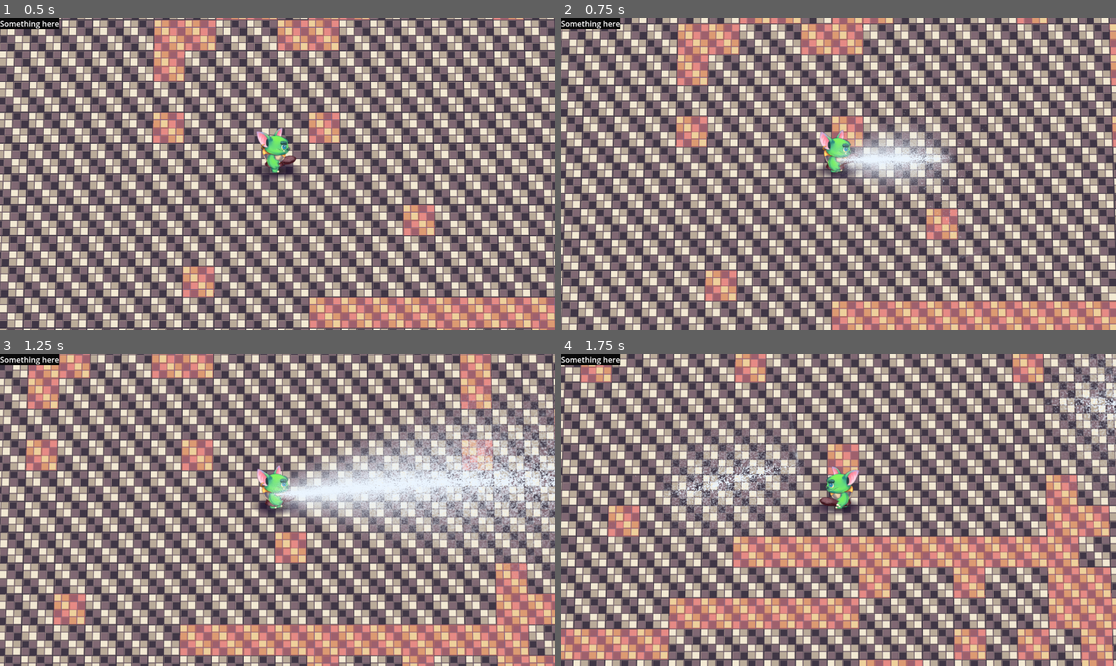
Above: before the commit, frames 1-4 (two rows, left to right).
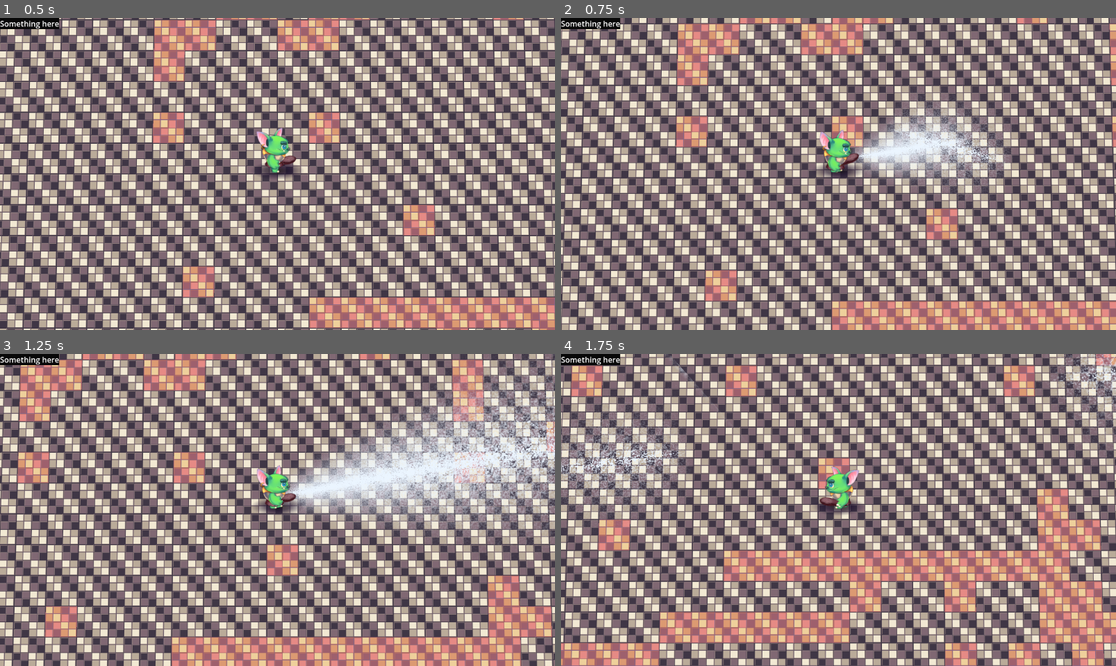
Above: after the commit, the same moments.

Repository: klynicol/crimson_year
Game: Godot game, scene res://scenes/game.tscn
The game is run twice, just before and just after one commit, with the same random seed, the same clock (stepped at 60 frames per second) and the same inputs.
Inputs (mouse positions are in pixels of both pictures, inside the frame that each line leads up to):
- Up to frame 1 (0.5 s): no input
- Up to frame 2 (0.75 s): move the mouse to (960, 158) at 0.52 s; press the mouse at (960, 158) at 0.53 s; hold D (right) from 0.53 s (still down)
- Up to frame 3 (1.25 s): keep holding D (right)
- Up to frame 4 (1.75 s): move the mouse to (727, 525) at 1.27 s; release D (right) at 1.28 s; release the mouse at (727, 525) at 1.28 s; hold S (down) from 1.28 s (still down); click (727, 525) at 1.35 s

Frame 1 is identical in both runs. In frame 2, 3.3% of the frame differs, in the area x 49-81%, y 23-78%; in frame 3, 79%; in frame 4, 86%, in the area x 0-100%, y 0-100%.

Commit message:
sprayer polish with decay + a little cleanup

Diff:
--- a/project.godot
+++ b/project.godot
@@ -21,6 +21,7 @@
 [autoload]
 
 Perspective="*res://scripts/perspective.gd"
+Utilities="*res://scripts/utilities.gd"
 
 [dotnet]
 
--- a/scenes/character.tscn
+++ b/scenes/character.tscn
@@ -4,6 +4,16 @@
 [ext_resource type="Texture2D" uid="uid://dvdkhp8uxik2w" path="res://assets/sprites/goblin.png" id="2_my7n2"]
 [ext_resource type="Script" uid="uid://bcj4htm1ep8td" path="res://scripts/camera.gd" id="3_dp8ca"]
 [ext_resource type="Script" uid="uid://bqw0dxjxejv0g" path="res://scripts/water_spray/water_spray_emiter.gd" id="3_my7n2"]
+
+[sub_resource type="Gradient" id="Gradient_tpysm"]
+offsets = PackedFloat32Array(0, 0.45238096, 1)
+colors = PackedColorArray(0, 0, 0, 1, 0.9477612, 0.9440445, 0.9477612, 1, 1, 0.99607843, 1, 0)
+
+[sub_resource type="GradientTexture2D" id="GradientTexture2D_nx2d8"]
+gradient = SubResource("Gradient_tpysm")
+fill = 1
+fill_from = Vector2(0.5, 0.5)
+fill_to = Vector2(0.645, 0)
 
 [sub_resource type="AtlasTexture" id="AtlasTexture_my7n2"]
 atlas = ExtResource("2_my7n2")
@@ -947,19 +957,11 @@
 [sub_resource type="CapsuleShape2D" id="CapsuleShape2D_bj47h"]
 radius = 12.0
 
-[sub_resource type="Gradient" id="Gradient_tpysm"]
-offsets = PackedFloat32Array(0, 0.45238096, 1)
-colors = PackedColorArray(0, 0, 0, 1, 0.9477612, 0.9440445, 0.9477612, 1, 1, 0.99607843, 1, 0)
-
-[sub_resource type="GradientTexture2D" id="GradientTexture2D_nx2d8"]
-gradient = SubResource("Gradient_tpysm")
-fill = 1
-fill_from = Vector2(0.5, 0.5)
-fill_to = Vector2(0.645, 0)
-
 [node name="Character" type="CharacterBody2D" unique_id=2051868365]
+z_index = 1
 motion_mode = 1
 script = ExtResource("1_rkhd4")
+max_speed = null
 
 [node name="Shadow" type="Sprite2D" parent="." unique_id=1248003419]
 modulate = Color(0.12941177, 0.07450981, 0.19215687, 0.64705884)
@@ -970,8 +972,7 @@
 [node name="AnimatedSprite2D" type="AnimatedSprite2D" parent="." unique_id=410231915]
 position = Vector2(0, -49)
 sprite_frames = SubResource("SpriteFrames_cicko")
-animation = &"back_idle"
-frame_progress = 0.25070804
+animation = &"left_idle"
 
 [node name="CollisionShape2D" type="CollisionShape2D" parent="." unique_id=955580141]
 position = Vector2(0, -16)
@@ -981,6 +982,5 @@
 script = ExtResource("3_dp8ca")
 
 [node name="WaterSprayEmiter" type="Node2D" parent="." unique_id=1418427560]
-position = Vector2(27.105, -29.455)
 script = ExtResource("3_my7n2")
 projectile_speed = 1300
--- a/scenes/water_spray.tscn
+++ b/scenes/water_spray_projectile.tscn
@@ -21,13 +21,13 @@
 radius = 13.0
 
 [node name="WaterSpray" type="CharacterBody2D" unique_id=1484708051]
-script = ExtResource("1_bri6m")
+script = ExtResource("1_1h3s4")
 
 [node name="VFX" type="Sprite2D" parent="." unique_id=1528228043]
 material = SubResource("ShaderMaterial_bri6m")
-scale = Vector2(2.375, 1.9306638)
-texture = ExtResource("2_hb2uk")
-script = ExtResource("3_hb2uk")
+scale = Vector2(1.835, 1.492)
+texture = ExtResource("3_1mon1")
+script = ExtResource("4_asivv")
 
 [node name="CollisionShape2D" type="CollisionShape2D" parent="." unique_id=295339846]
 shape = SubResource("CircleShape2D_g5njp")
--- a/scripts/character_controller.gd
+++ b/scripts/character_controller.gd
@@ -19,7 +19,6 @@
 		["back_walking", false],
 	],
 }
-
 
 func _physics_process(_delta: float) -> void:
 	var motion := Vector2(
@@ -50,17 +49,6 @@
 		get_tree().quit()
 
 func update_animation(anim_set):
-	var angle = rad_to_deg(_get_rotation_to_mouse())
-
-	# Normalize to 0-360 and add offset for 4-way division
-	angle = fmod(angle + 360.0 + 45.0, 360.0)
-
-	# Divide into 4 slices (90° each) instead of 8
-	var slice_dir = int(angle / 90.0) % 4
-
+	var angle = Utilities.get_rotation_to_mouse(global_position)
+	var slice_dir = Utilities.get_direction_from_rotation(angle)
 	$AnimatedSprite2D.play(anim_directions[anim_set][slice_dir][0])
-	print("updating animation to: " + anim_set + " " + str(slice_dir) + " (angle: " + str(angle) + ")")
-
-func _get_rotation_to_mouse() -> float:
-	var direction_to_mouse := (get_global_mouse_position() - global_position).normalized()
-	return atan2(direction_to_mouse.y, direction_to_mouse.x)
--- /dev/null
+++ b/scripts/utilities.gd
@@ -0,0 +1,16 @@
+extends Node2D
+
+# Returns the rotation in radians from the global position to the mouse position
+# 0° is to the right, 90° is down, 180° is left, 270° is up
+func get_rotation_to_mouse(global_pos: Vector2) -> float:
+	var direction_to_mouse := (get_global_mouse_position() - global_pos).normalized()
+	return atan2(direction_to_mouse.y, direction_to_mouse.x)
+
+# Returns the direction from the rotation in degrees
+# 0 is right, 1 is down, 2 is left, 3 is up
+func get_direction_from_rotation(rot: float) -> int:
+	var angle = rad_to_deg(rot)
+	# Normalize to 0-360 and add offset for 4-way division
+	angle = fmod(angle + 360.0 + 45.0, 360.0)
+	# Divide into 4 slices (90° each) instead of 8
+	return int(angle / 90.0) % 4
--- a/scripts/water_spray/water_spray_emiter.gd
+++ b/scripts/water_spray/water_spray_emiter.gd
@@ -1,7 +1,8 @@
 extends Node2D
 
-@onready var projectile = load("res://scenes/water_spray.tscn")
-@onready var sprayer: Sprite2D = $"../Sprayer"
+@onready var projectile = load("res://scenes/water_spray_projectile.tscn")
+@onready var character: CharacterBody2D = get_parent()
+# @onready var sprayer: Sprite2D = $"../Sprayer"
 @onready var debug_label: Label = get_tree().current_scene.get_node("Gui/Control/Label")
 @export var projectile_speed = 400
 
@@ -11,6 +12,15 @@
 const MIN_SCALE_Y = 2.5
 const MIN_MIST_STRENGTH = 0.9
 const MAX_MIST_STRENGTH = 3.0
+
+# The sprayer will spawn in 4 different spots based on the character's
+# direction and sprite.
+const SPRAYER_SPAWN_POSITIONS = [
+	Vector2(54.5, -36.5), # right
+	Vector2(-31, 3), # down
+	Vector2(-55.5, -38.5), # left
+	Vector2(29, -74), # up
+]
 
 var cooldown = 0.0
 var cooldown_time: float
@@ -30,16 +40,16 @@
 	cooldown -= delta
 
 func shoot() -> void:
+	print("velocity: " + str(character.velocity))
 	# Spawn at the tip of the sprayer sprite (end of barrel)
 	# var tip_offset := sprayer.global_transform.x * (sprayer.texture.get_width() / 2.0)
 	# var spawn_pos := sprayer.global_position + tip_offset
 	# var rot := sprayer.global_rotation + PI / 2
-
 	var instance = projectile.instantiate()
-	var rot = _get_rotation_to_mouse()
-	instance.direction_angle = rot
-	instance.spawnPosition = global_position
-	instance.spawnRotation = rot - PI / 2
+	var rot = Utilities.get_rotation_to_mouse(global_position)
+	var spawn_pos = SPRAYER_SPAWN_POSITIONS[Utilities.get_direction_from_rotation(rot)]
+	instance.spawnPosition = global_position + spawn_pos + (character.velocity * 0.02)
+	instance.spawnRotation = rot
 	instance.speed = projectile_speed
 
 	var rot_since_last_shot = rot - last_shot_rotation
@@ -51,13 +61,23 @@
 
 	var rotation_effect = 3.2; # Realistic stream of water sort of follows itself...
 	vfx.rotation = - rot_since_last_shot * rotation_effect
+
 	# Larger rotation change = larger scale so projectiles bridge the gap and look connected
 	var x_angle_effect = 0.3; # Angle at which the x scale forumula starts to take effect
-	var new_scale_x = clamp((MIN_SCALE_X / x_angle_effect) * abs(rot_since_last_shot) + MIN_SCALE_X, MIN_SCALE_X, MAX_SCALE_X)
+	var new_scale_x = clamp(
+		(MIN_SCALE_X / x_angle_effect) * abs(rot_since_last_shot) + MIN_SCALE_X,
+		MIN_SCALE_X,
+		MAX_SCALE_X
+	)
 	var y_angle_effect = 0.3; # Angle at which the y scale forumula starts to take effect
-	var new_scale_y = clamp((MIN_SCALE_Y / y_angle_effect) * abs(rot_since_last_shot) + MIN_SCALE_Y, MIN_SCALE_Y, MAX_SCALE_Y)
+	var new_scale_y = clamp(
+		(MIN_SCALE_Y / y_angle_effect) * abs(rot_since_last_shot) + MIN_SCALE_Y,
+		MIN_SCALE_Y,
+		MAX_SCALE_Y
+	)
 	vfx.scale.x = new_scale_x
 	vfx.scale.y = new_scale_y
+
 	# we also should reduce the mist strength based on the rotation change
 	var mist_angle_effect = 0.9; # Angle at which the mist strength forumula starts to take effect
 	var new_mist_strength = clamp(mist_angle_effect + abs(rot_since_last_shot), MIN_MIST_STRENGTH, MAX_MIST_STRENGTH)
@@ -75,7 +95,3 @@
 
 func print_text(text: String) -> void:
 	debug_label.text = text
-
-func _get_rotation_to_mouse() -> float:
-	var direction_to_mouse := (get_global_mouse_position() - global_position).normalized()
-	return atan2(direction_to_mouse.y, direction_to_mouse.x) + PI / 2
--- a/scripts/water_spray/water_spray_projectile.gd
+++ b/scripts/water_spray/water_spray_projectile.gd
@@ -1,6 +1,5 @@
 extends CharacterBody2D
 
-var direction_angle: float  ## Angle in radians; projectile faces this direction
 var spawnPosition: Vector2
 var spawnRotation: float
 var speed: float
@@ -21,9 +20,10 @@
 	global_rotation = spawnRotation
 
 func _physics_process(delta: float) -> void:
-	velocity = Vector2(0, -speed).rotated(direction_angle)
+	_decay(delta)
+	# atan2(y,x) uses "right" as 0°, so rotate from (speed, 0) not (0, speed)
+	velocity = Vector2(speed, 0).rotated(spawnRotation)
 	move_and_slide()
-	_decay(delta)
 
 func _decay(delta: float) -> void:
 	_decay_scale(delta)
Not shown: 1 places in scenes/water_spray_projectile.tscn that only renumber resources
Not shown, added: scripts/utilities.gd.uid
